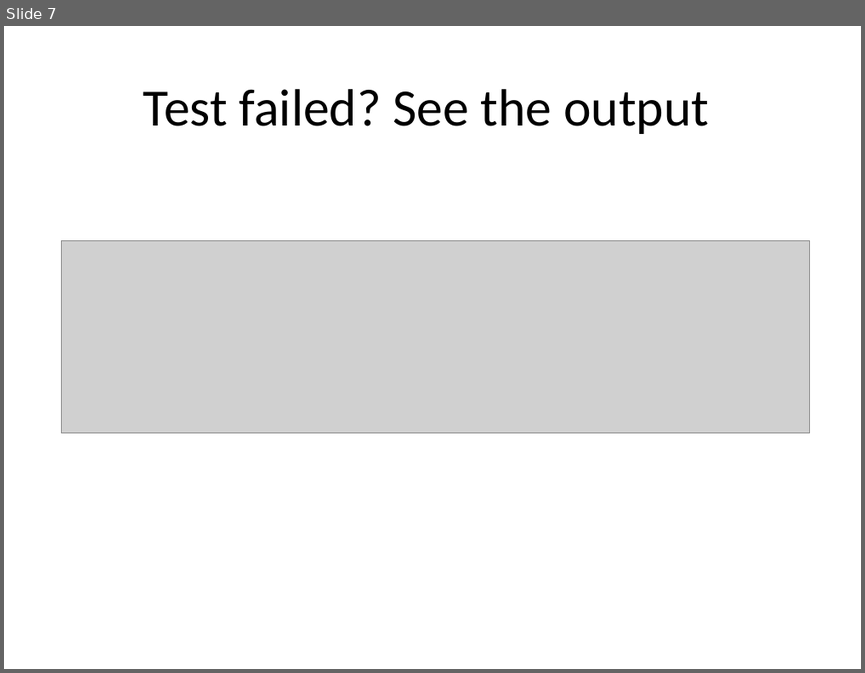
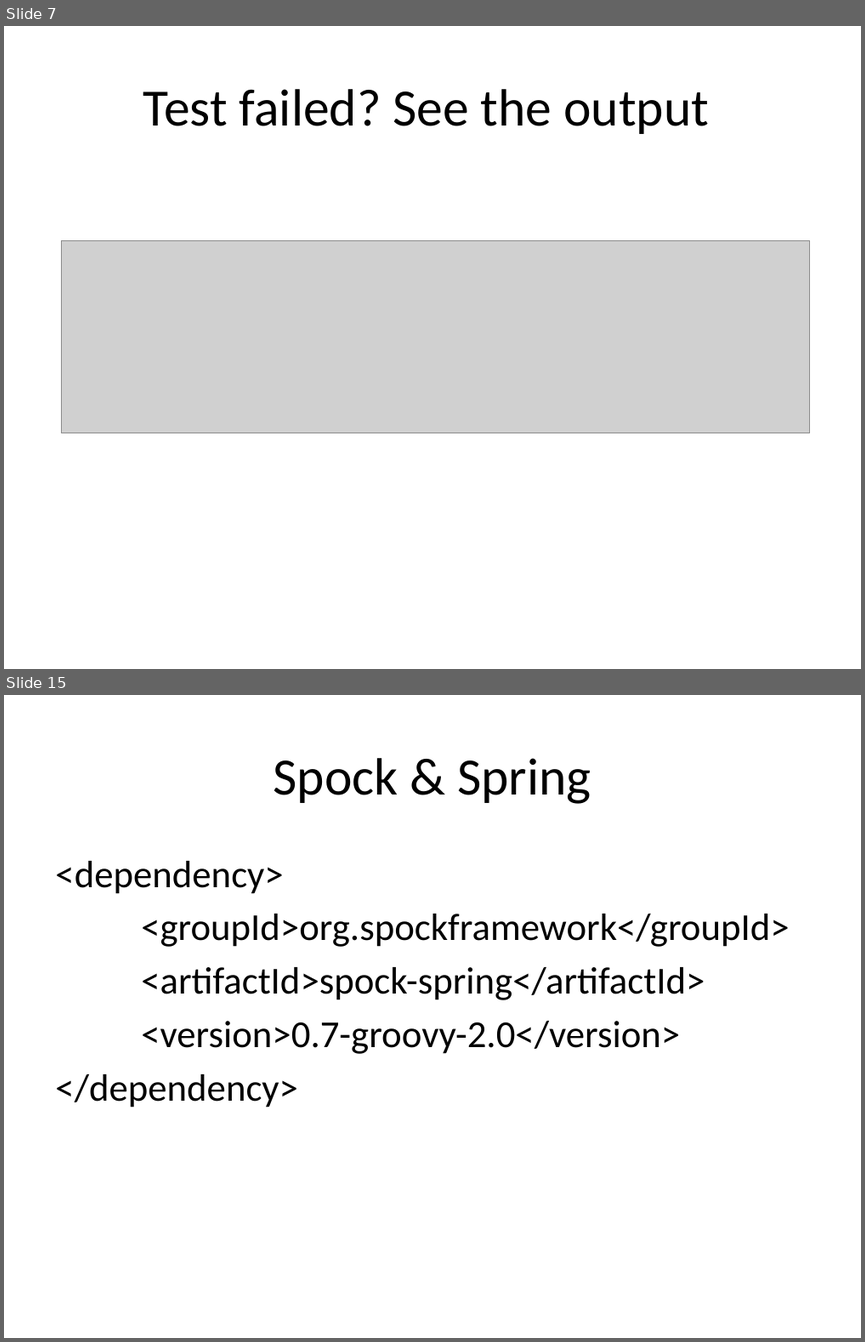
Before and after one commit to tomkasp/spock-presentation, a slide deck: Spock presentation.pptx. Shown one above the other, each under a label of ours: slide 7 before the commit, slides 7 and 15 after it; the slides between them are not shown. The pictures are 865x673 and 865x1342 pixels, drawn with LibreOffice and Linux fonts; fonts in the diff are those of the drawing; grey boxes stand for pictures. Boxes give left, top, right and bottom in pixels: in the first picture for what was removed or moved away, otherwise in the second. Text is boxed around its words. In the diff, an @@ line names an element or a change of style, - is before the commit and + after.

Commit message:
spock presentation

```diff
--- a/Spock presentation.pptx
+++ b/Spock presentation.pptx
@@ slide 15 added at (4, 695, 861, 1338), background #FFFFFF @@
@@ title added at (273, 758, 590, 804), 44 pt, text #000000 @@
+Spock & Spring
@@ text added at (55, 861, 789, 1107), 32 pt, text #000000 @@
+<dependency>
+<groupId>org.spockframework</groupId>
+<artifactId>spock-spring</artifactId>
+<version>0.7-groovy-2.0</version>
+</dependency>
```
Also in this commit, not shown: 1 slide changed, 7 other slides added, 2 other files.
